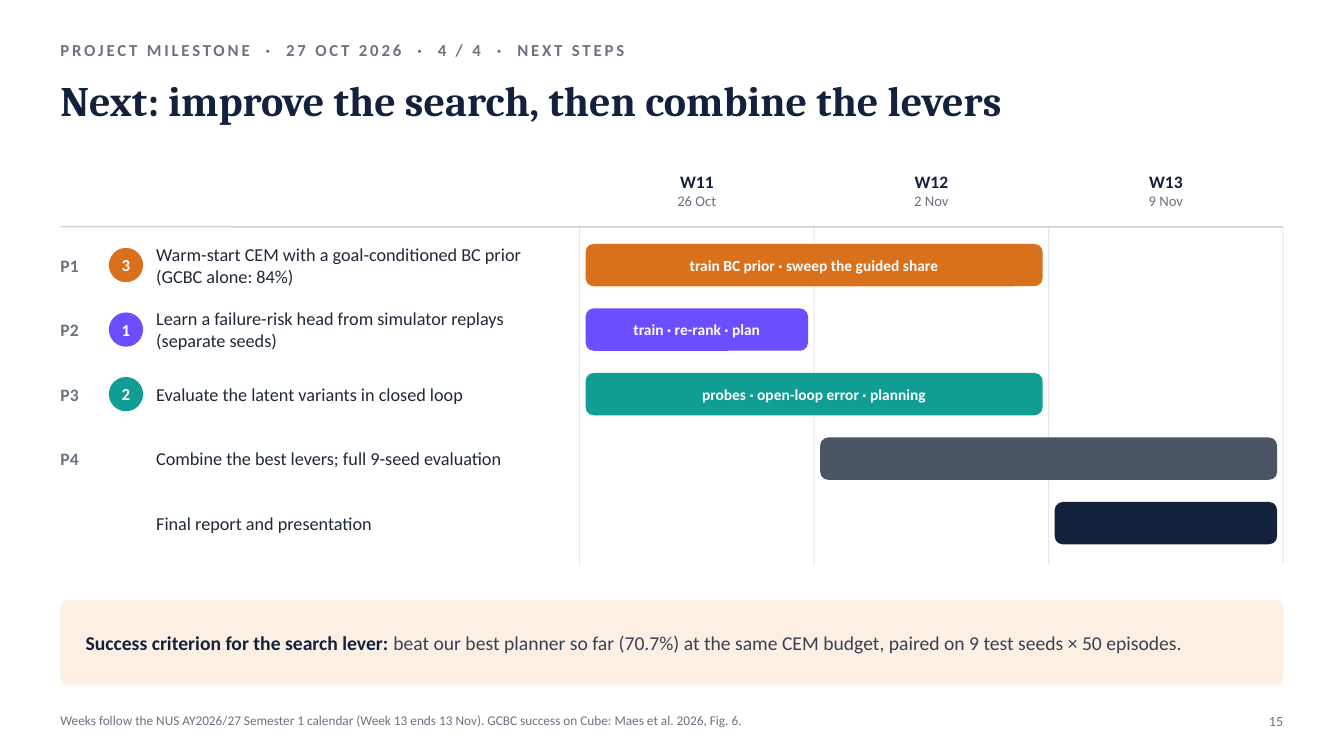
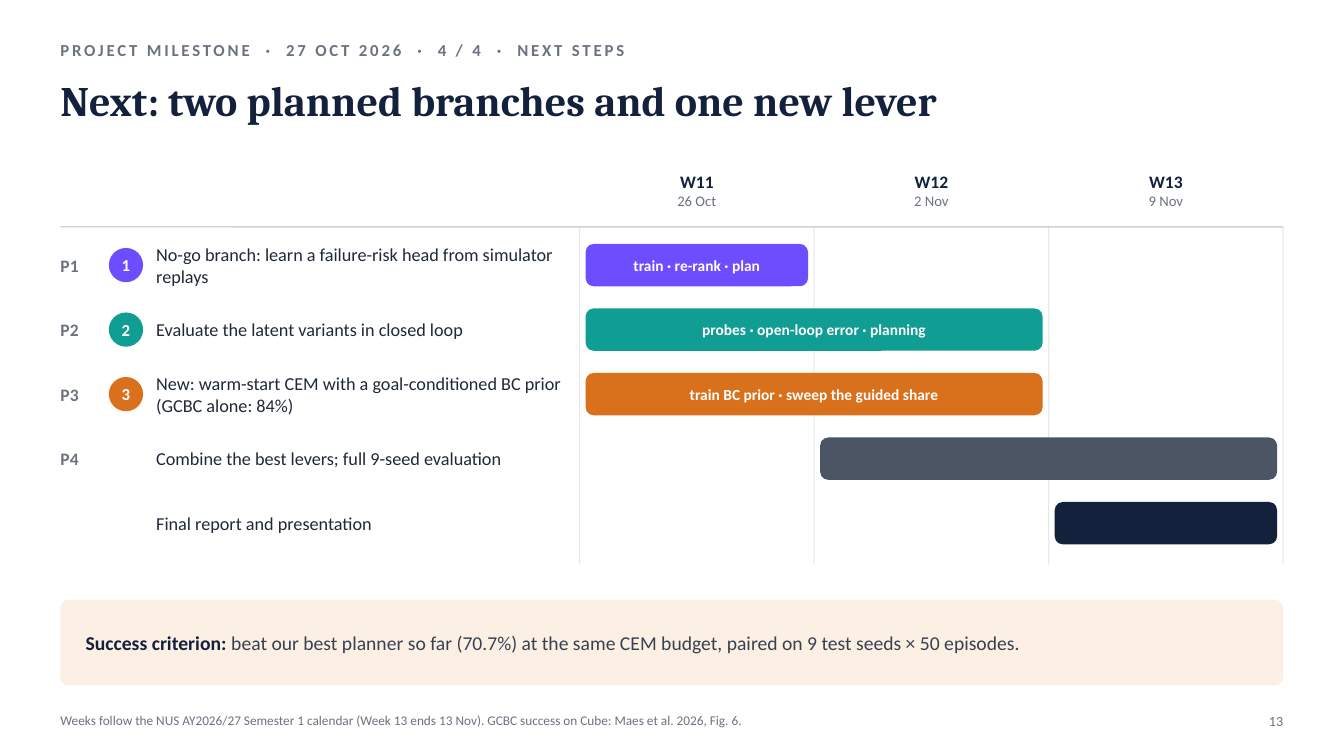
Before and after one commit to JaspinXu/uncertainty-aware-lewm, a slide deck: slide 13 of report/slides/CS5478_proposal_milestone.pptx (slide 15 before the commit). Drawn at 1344x756 pixels with LibreOffice and Linux fonts; fonts in the diff are those of the drawing. Boxes give left, top, right and bottom in pixels: in the first picture for what was removed or moved away, otherwise in the second. Text is boxed around its words. In the diff, an @@ line names an element or a change of style, - is before the commit and + after.

```diff
--- a/report/slides/CS5478_proposal_milestone.pptx
+++ b/report/slides/CS5478_proposal_milestone.pptx
@@ text at (60,86,937,125): text changed @@
-Next: improve the search, then combine the levers
+Next: two planned branches and one new lever
@@ text at (156,248,553,286): text changed @@
-Warm-start CEM with a goal-conditioned BC prior (GCBC alone: 84%)
+No-go branch: learn a failure-risk head from simulator replays
@@ rounded rectangle: place and size @@
-rounded rectangle at (586,244,1043,286)
+rounded rectangle at (586,244,809,286)
@@ rounded rectangle at (586,244,809,286): fill #D9701C to #6C4DFF @@
@@ text removed at (156,312,503,350) @@
-Learn a failure-risk head from simulator replays (separate seeds)
@@ 3 texts, 2 ellipses: place and size @@
-3 texts, 2 ellipses at (109,313,926,411)
+3 texts, 2 ellipses at (109,248,926,347)
@@ rounded rectangle: place and size @@
-rounded rectangle at (586,309,809,351)
+rounded rectangle at (586,309,1043,351)
@@ rounded rectangle at (586,309,1043,351): fill #6C4DFF to #0F9D94 @@
@@ ellipse "3": place and size @@
-ellipse "3" at (109,248,143,282)
+ellipse "3" at (109,377,143,411)
@@ text added at (156,377,561,415), 13 pt, text #1F2937 @@
+New: warm-start CEM with a goal-conditioned BC prior (GCBC alone: 84%)
@@ rounded rectangle at (586,373,1043,415): fill #0F9D94 to #D9701C @@
@@ text "train BC prior · sweep ...": place and size @@
-text "train BC prior · sweep ..." at (690,260,938,274)
+text "train BC prior · sweep ..." at (690,389,938,403)
@@ text at (86,636,1019,654): text changed @@
-Success criterion for the search lever: beat our best planner so far (70.7%) at the same CEM budget, paired on 9 test seeds × 50 episodes.
+Success criterion: beat our best planner so far (70.7%) at the same CEM budget, paired on 9 test seeds × 50 episodes.
@@ text at (1269,717,1283,726): text changed @@
-15
+13
```
Also in this commit, not shown: 12 other slides changed, 2 slides removed, 2 other files.
